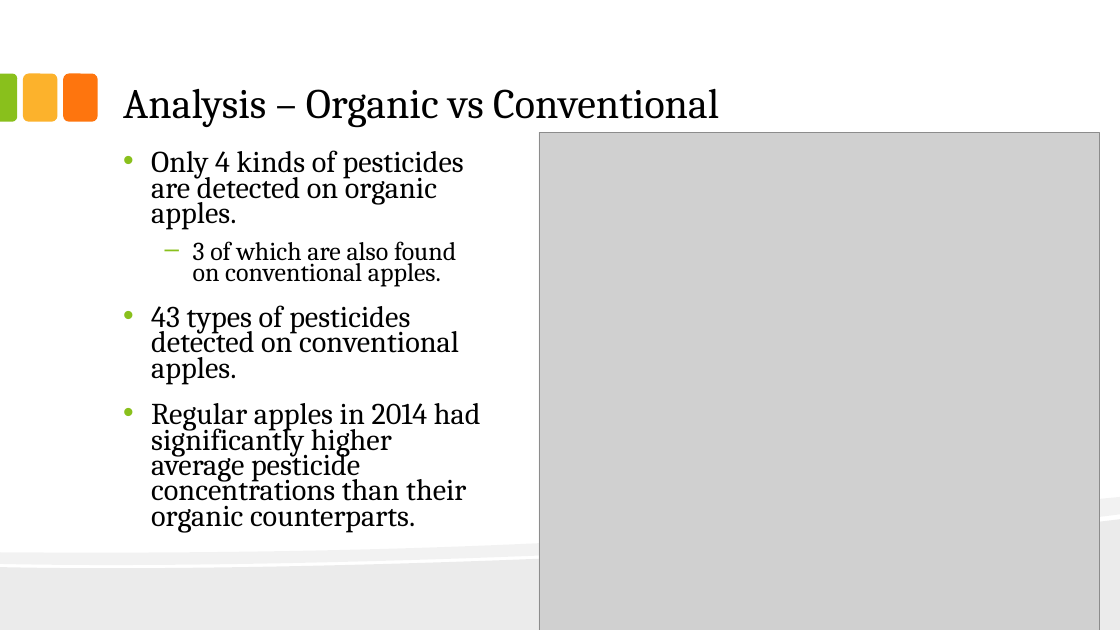
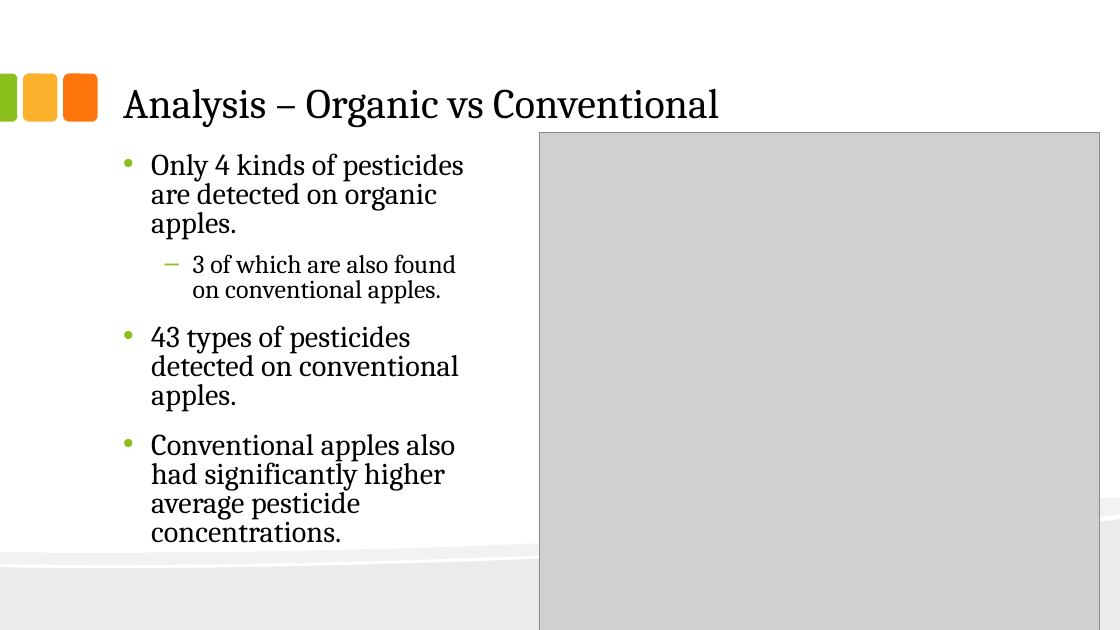
Before and after one commit to hims16s/INFM600-Project-Pesticide-Data-Analysis, a slide deck: slide 9 of Submitted/INFM600_0101_KeenKoalas_GitPackage/INFM600_0101_KeenKoalas_Slides.pptx. Drawn at 1120x630 pixels with LibreOffice and Linux fonts; fonts in the diff are those of the drawing; grey boxes stand for pictures. Boxes give left, top, right and bottom in pixels: in the first picture for what was removed or moved away, otherwise in the second. Text is boxed around its words. In the diff, an @@ line names an element or a change of style, - is before the commit and + after.

```diff
--- a/Submitted/INFM600_0101_KeenKoalas_GitPackage/INFM600_0101_KeenKoalas_Slides.pptx
+++ b/Submitted/INFM600_0101_KeenKoalas_GitPackage/INFM600_0101_KeenKoalas_Slides.pptx
@@ text at <box>151,153,464,412</box>: line spacing 0.7 to 0.8 @@
@@ text at <box>151,434,455,543</box>: text changed @@
-• Regular apples in 2014 had significantly higher average pesticide concentrations than their organic counterparts.
+• Conventional apples also had significantly higher average pesticide concentrations.
```
Also in this commit, not shown: 2 other slides changed.
